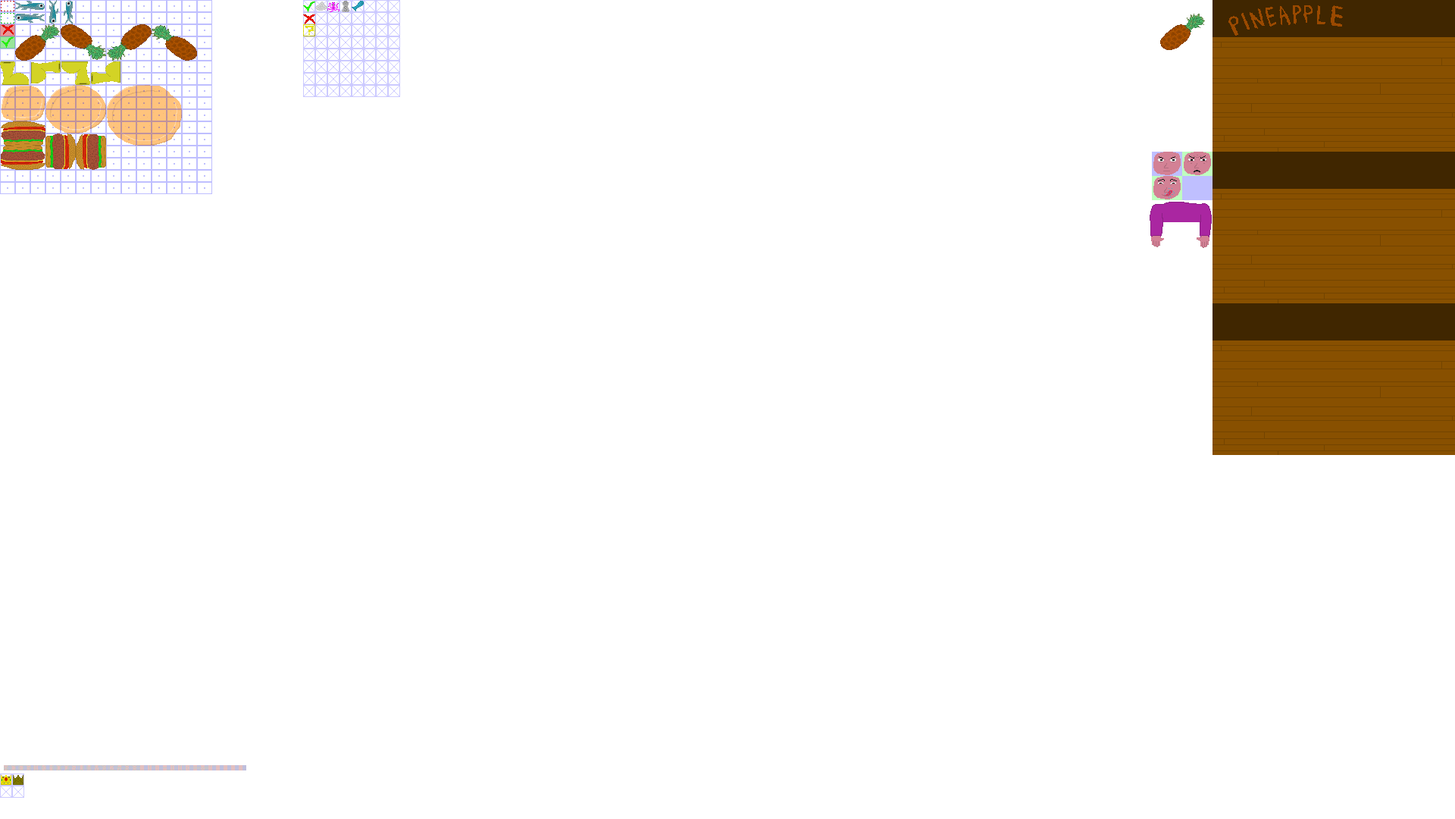
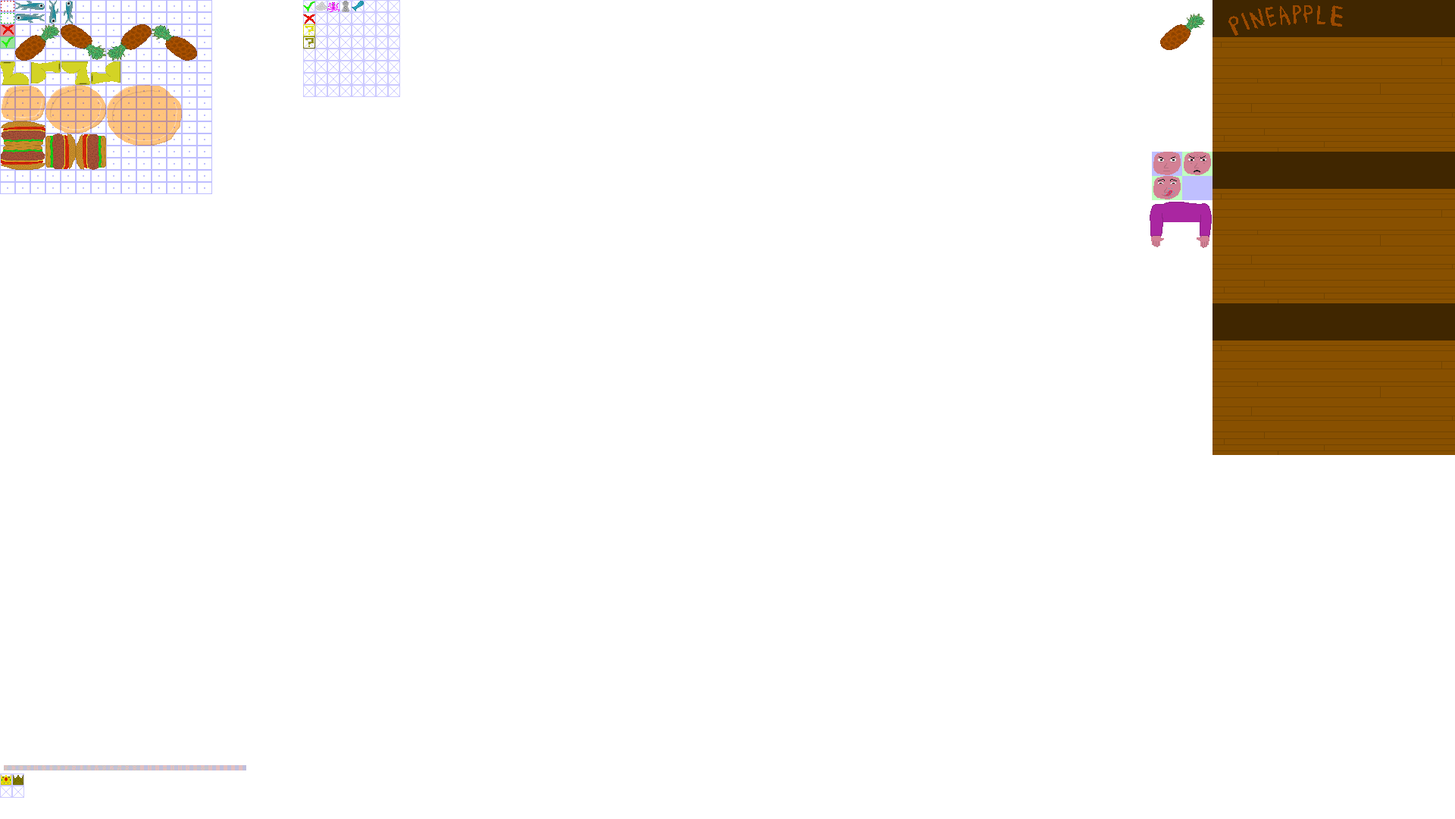
Revision of a layered 1455 × 819 image; what changed, layer by layer:
painted on "help" over (x1=303, y1=36, x2=316, y2=49)
